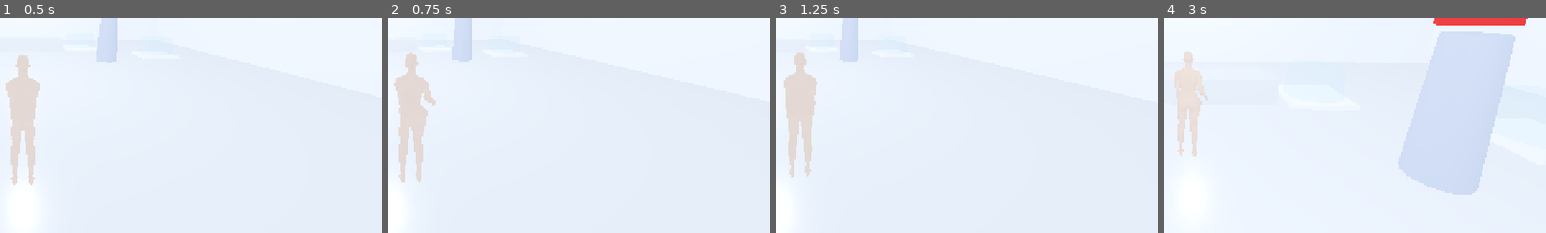
Above: before the commit, frames 1-4 (left to right).
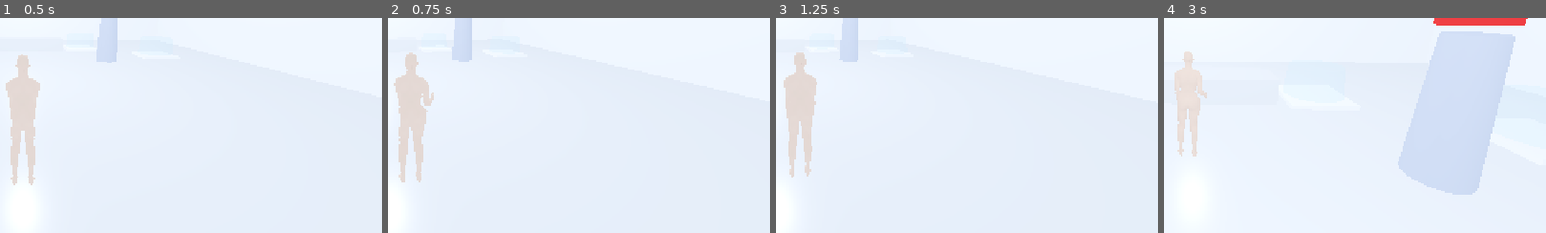
Above: after the commit, the same moments.

Repository: IAmStarhead/Project-Gene
Game: Godot game, scene res://scenes/main.tscn
Two runs of this game, one before a commit and one after it. Both use one fixed random seed, a clock stepped at 60 frames per second and the inputs below.
Inputs (mouse positions are % of the whole screen's width and height, from its top left):
- Up to frame 1 (0.5 s): no input
- Up to frame 2 (0.75 s): move the mouse to (55, 50) at 0.52 s; press the mouse at (55, 50) at 0.53 s; hold W (move_forward) from 0.53 s (still down)
- Up to frame 3 (1.25 s): keep holding W (move_forward)
- Up to frame 4 (3 s): keep holding W (move_forward); move the mouse to (45, 50) at 1.27 s; release the mouse at (45, 50) at 1.28 s; tap Space (dodge) at 1.35 s; move the mouse to (52, 48) at 2.02 s; hold Shift (run) 2.03-2.78 s; move the mouse to (49, 52) at 2.77 s; click (49, 52) at 2.85 s
The pictures show only the part of the screen within x 47-97%, y 37-87%; the shares and areas given below are measured in that part.

Frame 1 is identical in both runs. In frame 2, 0.2% of the frame differs, in the area x 2-13%, y 18-58%; in frame 3, less than 0.1%; in frame 4, less than 0.1%.

Commit message:
Добавлен просмотрщик поз и перепонка уменьшена в 270 раз
Ни Blender, ни Godot в песочнице не запускаются, поэтому появился
свой инструмент: prototype/assets/heroine/tools/pose_viewer.py —
деформирует меш той же формулой скиннинга, что Godot, и рисует
растеризатором с буфером глубины. Теперь дефекты видно, не спрашивая
пользователя.

Плюс численная мера: во сколько раз растягивается каждое ребро меша.
«Перепонка» под мышкой — это рёбра, растянутые больше чем вдвое.

Замеры (доля рёбер, растянутых >2x):
  рука вверх 0/-95          0.66 %
  замах старый -62/102      0.23 %
  удар на уровне плеча 70/34 0.38 %
  НОВЫЙ замах -26/92        0.010 %
  НОВЫЙ удар 30/65          0.067 %

Смысл: удар идёт локтём вперёд, плечо почти не поднимается. Поднимается
плечо — рвётся подмышка.

По пути найден и исправлен баг в самом просмотрщике: позы применялись
к номерам костей в скине вместо номеров узлов в дереве glTF, поэтому
все первые рендеры были неверными.

Правка весов (ограничение веса плеча у бока) проверена рендером и
ОТКЛОНЕНА: вместо мягкой перепонки появляется жёсткий торчащий пласт.

Co-authored-by: arena-agent <297053741+arena-agent@users.noreply.github.com>

Diff:
--- a/prototype/scripts/character_anim.gd
+++ b/prototype/scripts/character_anim.gd
@@ -193,21 +193,35 @@
 
 	# Плечо R: отведение в сторону = ОТРИЦАТЕЛЬНЫЙ Z (проверено расчётом:
 	# при z=-35 кисть уходит на X≈-0.45, то есть наружу от корпуса).
+	#
+	# Числа подобраны не на глаз, а по мере «перепонки»: скрипт
+	# assets/heroine/tools/pose_viewer.py считает, во сколько раз
+	# растягивается каждое ребро меша. Чем меньше перепонка, тем меньше
+	# процент рёбер, растянутых больше чем вдвое.
+	#
+	#   поза                          рёбер >2x
+	#   рука вверх (0/-95)               0.66 %
+	#   замах старый (-62/102)           0.23 %
+	#   удар на уровне плеча (70/34)     0.38 %
+	#   ВЫБРАНО: подъём локтя 30/65      0.08 %
+	#
+	# То есть удар идёт локтём вперёд, а плечо почти не поднимается —
+	# именно подъём плеча и рвёт подмышку.
 	var pose_back := {
-		"upper_arm.R": Vector3(-62.0, 0.0, -32.0),
-		"forearm.R": Vector3(102.0, 0.0, 0.0),
+		"upper_arm.R": Vector3(-26.0, 0.0, -20.0),
+		"forearm.R": Vector3(92.0, 0.0, 0.0),
 		"hand.R": Vector3(0.0, 0.0, -6.0),
-		"chest": Vector3(4.0, -16.0, 0.0),
-		"spine": Vector3(2.0, -7.0, 0.0),
-		"head": Vector3(0.0, 12.0, 0.0),
+		"chest": Vector3(4.0, -14.0, 0.0),
+		"spine": Vector3(2.0, -6.0, 0.0),
+		"head": Vector3(0.0, 10.0, 0.0),
 	}
 	var pose_hit := {
-		"upper_arm.R": Vector3(70.0, 0.0, -14.0),
-		"forearm.R": Vector3(34.0, 0.0, 0.0),
+		"upper_arm.R": Vector3(30.0, 0.0, 0.0),
+		"forearm.R": Vector3(65.0, 0.0, 0.0),
 		"hand.R": Vector3(0.0, 0.0, -4.0),
-		"chest": Vector3(6.0, 18.0, 0.0),
-		"spine": Vector3(4.0, 8.0, 0.0),
-		"head": Vector3(0.0, -10.0, 0.0),
+		"chest": Vector3(6.0, 16.0, 0.0),
+		"spine": Vector3(4.0, 7.0, 0.0),
+		"head": Vector3(0.0, -9.0, 0.0),
 		"upper_arm.L": Vector3(14.0, 0.0, -12.0),
 	}
 
